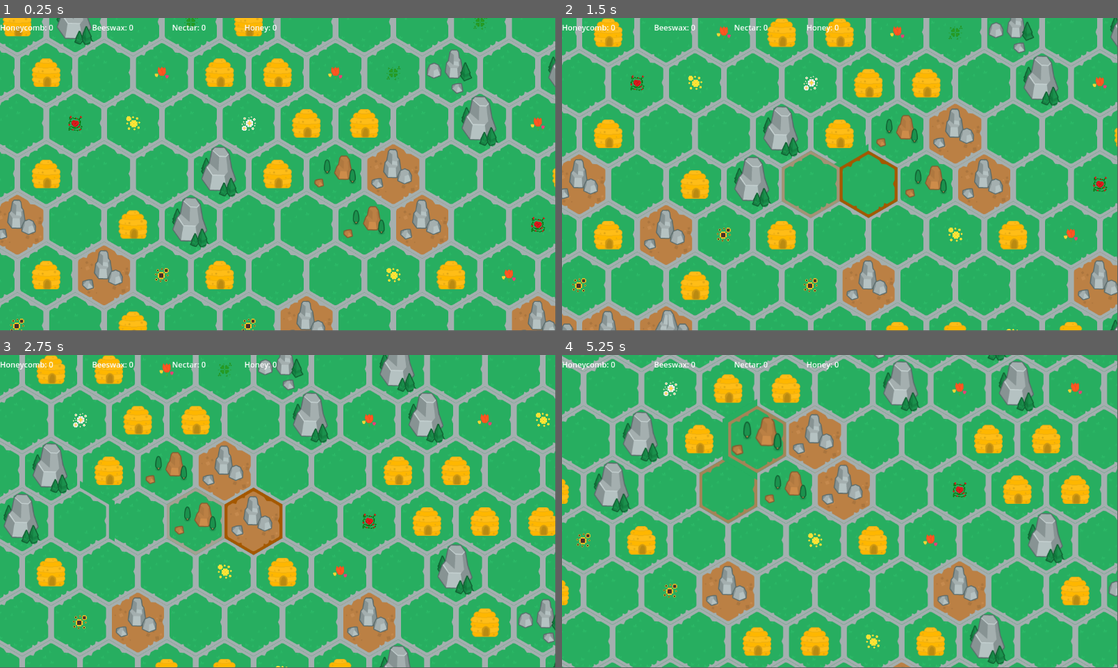
Above: before the commit, frames 1-4 (two rows, left to right).
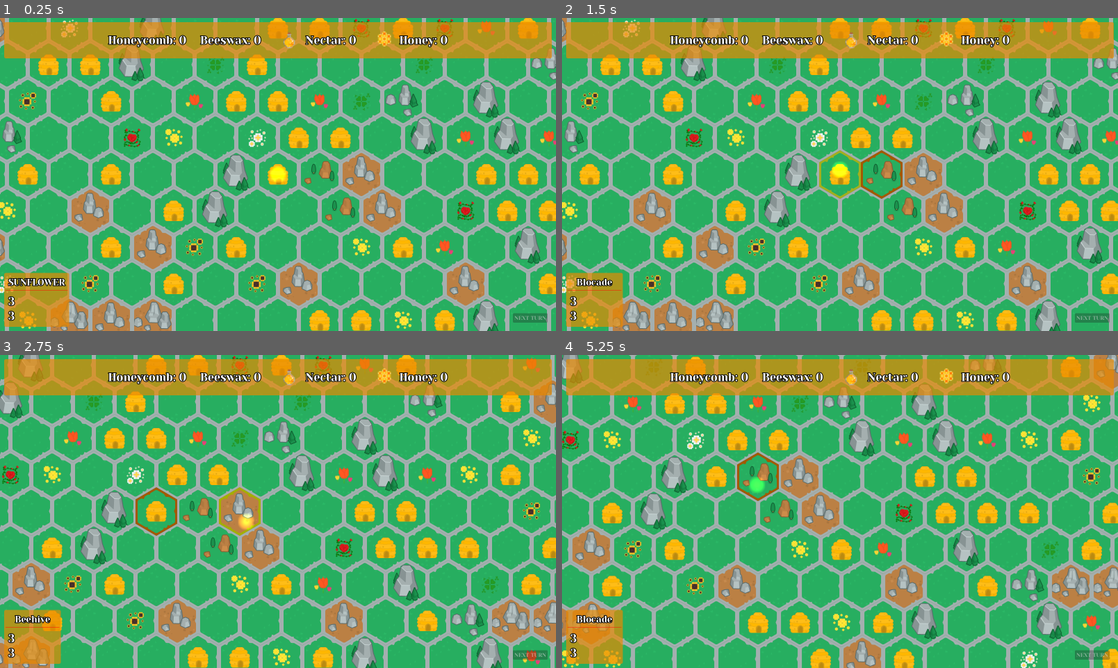
Above: after the commit, the same moments.

Repository: SpeedfireV/slavic-game-jam
Game: Godot game, scene res://game.tscn
The game is run twice, just before and just after one commit, with the same random seed, the same clock (stepped at 60 frames per second) and the same inputs.
Inputs (mouse positions are in pixels of both pictures, inside the frame that each line leads up to):
- Up to frame 1 (0.25 s): no input
- Up to frame 2 (1.5 s): tap Enter at 0.5 s; drag from (840, 174) to (895, 274) at 0.52 s; drag from (867, 187) to (784, 136) at 1.27 s
- Up to frame 3 (2.75 s): tap Space at 2 s; move the mouse to (250, 520) at 2.02 s; hold D (move_right) from 2.03 s (still down); click (250, 520) at 2.1 s
- Up to frame 4 (5.25 s): release D (move_right) at 2.75 s; drag from (612, 470) to (701, 420) at 2.77 s; drag from (656, 436) to (745, 486) at 3.52 s; tap Enter at 4.25 s; drag from (717, 436) to (628, 486) at 4.27 s; move the mouse to (756, 486) at 5.02 s; hold S (move_down) from 5.03 s (still down); click (756, 486) at 5.1 s
In our replay, the window is 799x449 before the commit and 800x450 after it. These sizes can differ from the game's own. Grey fills any space a smaller window leaves; there, only what the larger window draws over its background counts as a difference.

The runs differ from the first frame. In frame 1, 63% of the frame differs, in the area x 0-100%, y 0-100%; in frame 2, 64%; in frame 3, 63%; in frame 4, 64%.

Commit message:
selection working

Diff:
--- a/collectable_resources.gd
+++ b/collectable_resources.gd
@@ -1,6 +1,6 @@
 class_name CollectableResources extends Resource
 
-var honeycomb: int = 0
-var besswax: int = 0
-var nectar: int = 0
-var honey: int = 0
+@export var honeycomb: int = 0
+@export var beeswax: int = 0
+@export var nectar: int = 0
+@export var honey: int = 0
--- /dev/null
+++ b/cursor_lighter.gd
@@ -0,0 +1,6 @@
+class_name CursorLighter extends PointLight2D
+
+
+
+func _process(delta):
+	global_position = get_global_mouse_position()
--- a/game.tscn
+++ b/game.tscn
@@ -1,8 +1,22 @@
-[gd_scene load_steps=4 format=3 uid="uid://c3dy0se2lu5p2"]
+[gd_scene load_steps=7 format=3 uid="uid://c3dy0se2lu5p2"]
 
-[ext_resource type="PackedScene" uid="uid://cyp2an4w5fqos" path="res://map.tscn" id="1_80nbo"]
+[ext_resource type="PackedScene" uid="uid://cyp2an4w5fqos" path="res://map/map.tscn" id="1_80nbo"]
 [ext_resource type="Script" uid="uid://b3sfbpftnlvrc" path="res://camera_2d.gd" id="2_e2o6t"]
-[ext_resource type="Script" path="res://resources_ui.gd" id="3_feb5d"]
+[ext_resource type="PackedScene" uid="uid://drt2hvcmae3s8" path="res://ui/hud.tscn" id="3_feb5d"]
+[ext_resource type="Script" uid="uid://cndgtqret5cf3" path="res://cursor_lighter.gd" id="4_fc0e3"]
+
+[sub_resource type="Gradient" id="Gradient_feb5d"]
+offsets = PackedFloat32Array(0.200456, 1)
+colors = PackedColorArray(1, 1, 0, 1, 0, 0, 0, 1)
+
+[sub_resource type="GradientTexture2D" id="GradientTexture2D_fc0e3"]
+gradient = SubResource("Gradient_feb5d")
+width = 48
+height = 48
+fill = 1
+fill_from = Vector2(0.5, 0.5)
+fill_to = Vector2(0.9, 0.1)
+metadata/_snap_enabled = true
 
 [node name="Game" type="Node2D"]
 
@@ -11,22 +25,8 @@
 [node name="Camera2D" type="Camera2D" parent="."]
 script = ExtResource("2_e2o6t")
 
-[node name="CanvasLayer" type="CanvasLayer" parent="."]
+[node name="CanvasLayer" parent="." instance=ExtResource("3_feb5d")]
 
-[node name="TempResourcesUI" type="HBoxContainer" parent="CanvasLayer"]
-offset_right = 41.0
-offset_bottom = 40.0
-theme_override_constants/separation = 80
-script = ExtResource("3_feb5d")
-
-[node name="Honeycomb" type="Label" parent="CanvasLayer/TempResourcesUI"]
-layout_mode = 2
-
-[node name="Beeswax" type="Label" parent="CanvasLayer/TempResourcesUI"]
-layout_mode = 2
-
-[node name="Nectar" type="Label" parent="CanvasLayer/TempResourcesUI"]
-layout_mode = 2
-
-[node name="Honey" type="Label" parent="CanvasLayer/TempResourcesUI"]
-layout_mode = 2
+[node name="CursorLighter" type="PointLight2D" parent="."]
+texture = SubResource("GradientTexture2D_fc0e3")
+script = ExtResource("4_fc0e3")
--- a/game_manager.gd
+++ /dev/null
@@ -1,20 +0,0 @@
-extends Node
-
-
-enum Season {
-	Spring,
-	Summer,
-	Autumn,
-	Winter,
-}
-
-var collectable_resources := CollectableResources.new()
-
-var selected_hexagon: MapHexagon = null
-
-signal next_turn(current_season: Season)
-
-var current_season: Season = Season.Spring:
-	set(new_value):
-		current_season = new_value
-		next_turn.emit(current_season)
--- /dev/null
+++ b/managers/game_manager.gd
@@ -0,0 +1,41 @@
+extends Node
+
+
+enum Season {
+	Spring,
+	Summer,
+	Autumn,
+	Winter,
+}
+
+func _nextSeason():
+	match current_season:
+		Season.Spring:
+			return Season.Summer
+		Season.Summer:
+			return Season.Autumn
+		Season.Autumn:
+			return Season.Winter
+		Season.Winter:
+			return Season.Spring
+
+var collectable_resources := CollectableResources.new()
+
+var selected_hexagon: MapHexagon = null:
+	set(value):
+		if value != null:
+			GameManager.hud.show_hex_description(value)
+		else:
+			GameManager.hud.hex_description.visible = false
+		selected_hexagon = value
+		hexagon_selected.emit(value)
+var hud: Hud
+
+signal next_turn_sig(current_season: Season)
+signal hexagon_selected(hexagon: MapHexagon)
+
+var current_season: Season = Season.Spring
+
+func next_turn():
+	current_season = _nextSeason()
+	next_turn_sig.emit(current_season)
--- a/map.tscn
+++ /dev/null
@@ -1,6 +0,0 @@
-[gd_scene load_steps=2 format=3 uid="uid://cyp2an4w5fqos"]
-
-[ext_resource type="Script" uid="uid://cnwbn6ouj3t0e" path="res://map.gd" id="1_c7s6e"]
-
-[node name="Map" type="Node2D"]
-script = ExtResource("1_c7s6e")
--- a/map.gd
+++ b/map/map.gd
@@ -3,7 +3,7 @@
 
 @export var map_size: int = 50  # Number of rings
 
-var map_hexagon_scene: PackedScene = preload("res://map_hexagon.tscn")
+@export var map_hexagon_scene: PackedScene
 
 # Track hexes by position
 ## In hexagon grid
--- /dev/null
+++ b/map/map.tscn
@@ -0,0 +1,8 @@
+[gd_scene load_steps=3 format=3 uid="uid://cyp2an4w5fqos"]
+
+[ext_resource type="Script" uid="uid://cnwbn6ouj3t0e" path="res://map/map.gd" id="1_c7s6e"]
+[ext_resource type="PackedScene" uid="uid://dqvhcagx06gku" path="res://map/map_hexagon.tscn" id="2_a0dt8"]
+
+[node name="Map" type="Node2D"]
+script = ExtResource("1_c7s6e")
+map_hexagon_scene = ExtResource("2_a0dt8")
--- a/map_hexagon.gd
+++ b/map/map_hexagon.gd
@@ -77,16 +77,18 @@
 var neighbours: Neighbours = Neighbours.new()
 var coords: Vector2i = Vector2i.ZERO
 var hexagon_type: HexagonType = HexagonType.Empty
+var selected: bool = false
 
 var mouse_on_top: bool = false:
 	set(new_value):
 		mouse_on_top = new_value
-		if mouse_on_top:
-			var tween: Tween = create_tween()
-			tween.tween_property(hexagon_border, "modulate", Color(0xff8100ff), 0.1)
-		else:
-			var tween: Tween = create_tween()
-			tween.tween_property(hexagon_border, "modulate", Color(0xffffffff), 0.1)
+		if not selected:
+			if mouse_on_top:
+				var tween: Tween = create_tween()
+				tween.tween_property(hexagon_border, "modulate", Color(0xffff00ff), 0.1)
+			else:
+				var tween: Tween = create_tween()
+				tween.tween_property(hexagon_border, "modulate", Color(0xffffffff), 0.1)
 
 
 const OBSTACLES: Array[Texture2D] = [
@@ -106,24 +108,52 @@
 		hexagon_sprite.texture = OBSTACLES[randi() % OBSTACLES.size()]
 	if hexagon_type == HexagonType.Flower:
 		hexagon_resource.texture = Flowers.FLOWER_TEXTURES.pick_random()
+		hexagon_resource.scale = Vector2(1.7, 1.7)
 	if hexagon_type == HexagonType.Beehive:
 		hexagon_resource.texture = preload("res://assets/hexagons/beehive/beehive.png")
 
+
 	interaction_area.mouse_entered.connect(_on_mouse_entered)
 	interaction_area.mouse_exited.connect(_on_mouse_exited)
+	GameManager.hexagon_selected.connect(_on_hexagon_selected)
 
 func _input(event):
 	if mouse_on_top and Input.is_action_just_pressed("select"):
-		GameManager.selected_hexagon = self
+		_on_hexagon_clicked()
 
 func _process(delta):
 	if GameManager.selected_hexagon == self:
-		hexagon_sprite.scale = Vector2(1.2, 1.2)
-	else:
-		hexagon_sprite.scale = Vector2(1, 1)
+		pass # TODO: Implement VFX on selection
 
 func _on_mouse_entered():
 	mouse_on_top = true
 
+func _on_hexagon_selected(hexagon: MapHexagon):
+	if hexagon != self and selected:
+		selected = false
+		var tween: Tween = create_tween()
+		tween.tween_property(hexagon_border, "modulate", Color(0xffffffff), 0.1)
+
 func _on_mouse_exited():
 	mouse_on_top = false
+
+func _on_hexagon_clicked():
+	GameManager.selected_hexagon = self
+	var tween: Tween = create_tween()
+	selected = true
+	tween.tween_property(hexagon_border, "modulate", Color(0xff8100ff), 0.1)
+
+
+func get_hex_resource_name() -> String:
+	match hexagon_type:
+		HexagonType.Empty:
+			return "Empty"
+		HexagonType.Flower:
+			return "Flower"
+		HexagonType.Beehive:
+			return "Beehive"
+		HexagonType.Blocade:
+			return "Blocade"
+		HexagonType.Grass:
+			return "Grass"
+	return "Unknown"
--- a/map_hexagon.tscn
+++ b/map/map_hexagon.tscn
@@ -1,6 +1,6 @@
 [gd_scene load_steps=4 format=3 uid="uid://dqvhcagx06gku"]
 
-[ext_resource type="Script" uid="uid://buhsxcu083a3s" path="res://map_hexagon.gd" id="1_bi2y5"]
+[ext_resource type="Script" uid="uid://buhsxcu083a3s" path="res://map/map_hexagon.gd" id="1_bi2y5"]
 [ext_resource type="Texture2D" uid="uid://b3a8fjeloratq" path="res://assets/hexagons/empty/grass_filled.png" id="2_w3l8w"]
 [ext_resource type="Texture2D" uid="uid://bhiighpbylyi0" path="res://assets/hexagons/default_hex_border.png" id="3_jrl58"]
 
--- a/project.godot
+++ b/project.godot
@@ -17,7 +17,17 @@
 
 [autoload]
 
-GameManager="*res://game_manager.gd"
+GameManager="*res://managers/game_manager.gd"
+
+[display]
+
+window/size/viewport_width=1600
+window/size/viewport_height=900
+
+[gui]
+
+theme/custom="uid://dp38infowk4e3"
+theme/custom_font="uid://bxupx68qkthpl"
 
 [input]
 
--- a/resources_ui.gd
+++ /dev/null
@@ -1,15 +0,0 @@
-extends HBoxContainer
-
-
-# Lista referencji do Twoich etykiet
-@onready var honey_comb_label = $Honeycomb
-@onready var beeswax_label = $Beeswax
-@onready var nectar_label = $Nectar
-@onready var honey_label = $Honey
-
-# Funkcja do aktualizacji etykiet
-func _process(delta: float) -> void:
-	$Honeycomb.text = "Honeycomb: " + str(GameManager.collectable_resources.honeycomb)
-	$Beeswax.text = "Beeswax: " + str(GameManager.collectable_resources.besswax)
-	$Nectar.text = "Nectar: " + str(GameManager.collectable_resources.nectar)
-	$Honey.text = "Honey: " + str(GameManager.collectable_resources.honey)
--- /dev/null
+++ b/ui/custom_theme.tres
@@ -0,0 +1,11 @@
+[gd_resource type="Theme" load_steps=2 format=3 uid="uid://dp38infowk4e3"]
+
+[ext_resource type="StyleBox" uid="uid://fue2v0rxu66g" path="res://ui/theme_data/panel_container/panel_container.tres" id="1_6ddt3"]
+
+[resource]
+HeaderLarge/font_sizes/font_size = 32
+HeaderMedium/font_sizes/font_size = 26
+HeaderSmall/font_sizes/font_size = 20
+Label/constants/outline_size = 8
+Label/font_sizes/font_size = 32
+PanelContainer/styles/panel = ExtResource("1_6ddt3")
--- /dev/null
+++ b/ui/hex_description/bonuses/beeswax_bonus/beeswax_bonus.tscn
@@ -0,0 +1,5 @@
+[gd_scene load_steps=2 format=3 uid="uid://dbpie8r28rh6n"]
+
+[ext_resource type="PackedScene" uid="uid://dwvi8aa4n3a3i" path="res://ui/hex_description/bonuses/hex_bonus.tscn" id="1_soxk1"]
+
+[node name="HexBonus" instance=ExtResource("1_soxk1")]
--- /dev/null
+++ b/ui/hex_description/bonuses/hex_bonus.gd
@@ -0,0 +1,10 @@
+class_name HexBonus extends HBoxContainer
+
+@onready var bonus_icon: TextureRect = %BonusIcon
+@onready var bonus_label: Label = %BonusLabel
+
+@export var value: int = 0
+
+
+func _ready():
+	bonus_label.text = str(value)
--- /dev/null
+++ b/ui/hex_description/bonuses/hex_bonus.tscn
@@ -0,0 +1,16 @@
+[gd_scene load_steps=2 format=3 uid="uid://dwvi8aa4n3a3i"]
+
+[ext_resource type="Script" uid="uid://0m57ws1dim0x" path="res://ui/hex_description/bonuses/hex_bonus.gd" id="1_2evxo"]
+
+[node name="HexBonus" type="HBoxContainer"]
+offset_right = 1.0
+offset_bottom = 38.0
+script = ExtResource("1_2evxo")
+
+[node name="BonusIcon" type="TextureRect" parent="."]
+unique_name_in_owner = true
+layout_mode = 2
+
+[node name="BonusLabel" type="Label" parent="."]
+unique_name_in_owner = true
+layout_mode = 2
--- /dev/null
+++ b/ui/hex_description/bonuses/honey_bonus/honey_bonus.tscn
@@ -0,0 +1,5 @@
+[gd_scene load_steps=2 format=3 uid="uid://d3g86ic5ehqmi"]
+
+[ext_resource type="PackedScene" uid="uid://dwvi8aa4n3a3i" path="res://ui/hex_description/bonuses/hex_bonus.tscn" id="1_2xa0i"]
+
+[node name="HexBonus" instance=ExtResource("1_2xa0i")]
--- /dev/null
+++ b/ui/hex_description/bonuses/honeycomb_bonus/honeycomb_bonus.tscn
@@ -0,0 +1,5 @@
+[gd_scene load_steps=2 format=3 uid="uid://cdmoof110j8fp"]
+
+[ext_resource type="PackedScene" uid="uid://dwvi8aa4n3a3i" path="res://ui/hex_description/bonuses/hex_bonus.tscn" id="1_srxvo"]
+
+[node name="HexBonus" instance=ExtResource("1_srxvo")]
--- /dev/null
+++ b/ui/hex_description/bonuses/nectar_bonus/nectar_bonus.tscn
@@ -0,0 +1,5 @@
+[gd_scene load_steps=2 format=3 uid="uid://cgleqfgaxit57"]
+
+[ext_resource type="PackedScene" uid="uid://dwvi8aa4n3a3i" path="res://ui/hex_description/bonuses/hex_bonus.tscn" id="1_f1lxo"]
+
+[node name="HexBonus" instance=ExtResource("1_f1lxo")]
--- /dev/null
+++ b/ui/hex_description/hex_description.gd
@@ -0,0 +1,6 @@
+class_name HexDescription extends PanelContainer
+
+@onready var resource_name_label: Label = %ResourceNameLabel
+
+func update_info(hexagon: MapHexagon):
+	resource_name_label.text = hexagon.get_hex_resource_name()
--- /dev/null
+++ b/ui/hex_description/hex_description.tscn
@@ -0,0 +1,43 @@
+[gd_scene load_steps=3 format=3 uid="uid://nu52ulpvu4k2"]
+
+[ext_resource type="Script" uid="uid://od4qxcaki64t" path="res://ui/hex_description/hex_description.gd" id="1_ltfpm"]
+
+[sub_resource type="StyleBoxLine" id="StyleBoxLine_rbyyf"]
+color = Color(1, 0.0470588, 0, 1)
+grow_begin = 8.0
+grow_end = 8.0
+
+[node name="HexDescription" type="PanelContainer"]
+offset_left = 24.0
+offset_right = 201.0
+offset_bottom = 131.0
+size_flags_vertical = 8
+script = ExtResource("1_ltfpm")
+
+[node name="VBoxContainer" type="VBoxContainer" parent="."]
+layout_mode = 2
+
+[node name="ResourceNameLabel" type="Label" parent="VBoxContainer"]
+unique_name_in_owner = true
+layout_mode = 2
+theme_type_variation = &"HeaderMedium"
+text = "SUNFLOWER"
+horizontal_alignment = 1
+
+[node name="HSeparator" type="HSeparator" parent="VBoxContainer"]
+layout_mode = 2
+theme_override_constants/separation = 8
+theme_override_styles/separator = SubResource("StyleBoxLine_rbyyf")
+
+[node name="VBoxContainer" type="VBoxContainer" parent="VBoxContainer"]
+layout_mode = 2
+
+[node name="Label2" type="Label" parent="VBoxContainer"]
+layout_mode = 2
+theme_type_variation = &"HeaderLarge"
+text = "3"
+
+[node name="Label3" type="Label" parent="VBoxContainer"]
+layout_mode = 2
+theme_type_variation = &"HeaderLarge"
+text = "3"
--- /dev/null
+++ b/ui/hud.gd
@@ -0,0 +1,12 @@
+class_name Hud extends CanvasLayer
+
+@onready var hex_description: HexDescription = %HexDescription
+@onready var next_turn_button: NextTurnContainer = %NextTurnButton
+@onready var stats_bar: StatsBar = %StatsBar
+
+func _ready():
+	GameManager.hud = self
+
+func show_hex_description(hexagon: MapHexagon):
+	hex_description.update_info(hexagon)
+	hex_description.visible = true
--- /dev/null
+++ b/ui/hud.tscn
@@ -0,0 +1,43 @@
+[gd_scene load_steps=5 format=3 uid="uid://drt2hvcmae3s8"]
+
+[ext_resource type="Script" uid="uid://7uumi0y6r2fc" path="res://ui/hud.gd" id="1_7ihmi"]
+[ext_resource type="PackedScene" uid="uid://jrpypt07m3co" path="res://ui/stats_bar.tscn" id="1_rbyyf"]
+[ext_resource type="PackedScene" uid="uid://nu52ulpvu4k2" path="res://ui/hex_description/hex_description.tscn" id="2_276te"]
+[ext_resource type="PackedScene" uid="uid://b7jl8yjv0b0i0" path="res://ui/next_turn_button.tscn" id="3_546lt"]
+
+[node name="CanvasLayer" type="CanvasLayer"]
+script = ExtResource("1_7ihmi")
+
+[node name="StatsBar" parent="." instance=ExtResource("1_rbyyf")]
+unique_name_in_owner = true
+
+[node name="MarginContainer2" type="MarginContainer" parent="."]
+anchors_preset = 2
+anchor_top = 1.0
+anchor_bottom = 1.0
+offset_top = -131.0
+offset_right = 163.0
+grow_vertical = 0
+theme_override_constants/margin_left = 24
+theme_override_constants/margin_bottom = 24
+
+[node name="HexDescription" parent="MarginContainer2" instance=ExtResource("2_276te")]
+unique_name_in_owner = true
+layout_mode = 2
+
+[node name="MarginContainer" type="MarginContainer" parent="."]
+anchors_preset = 3
+anchor_left = 1.0
+anchor_top = 1.0
+anchor_right = 1.0
+anchor_bottom = 1.0
+offset_left = -100.0
+offset_top = -40.0
+grow_horizontal = 0
+grow_vertical = 0
+theme_override_constants/margin_right = 24
+theme_override_constants/margin_bottom = 24
+
+[node name="NextTurnButton" parent="MarginContainer" instance=ExtResource("3_546lt")]
+unique_name_in_owner = true
+layout_mode = 2
--- /dev/null
+++ b/ui/next_turn_button.gd
@@ -0,0 +1,9 @@
+class_name NextTurnContainer extends Button
+
+
+
+func _ready():
+	pressed.connect(_on_next_turn_button_pressed)
+
+func _on_next_turn_button_pressed():
+	GameManager.next_turn()
--- /dev/null
+++ b/ui/next_turn_button.tscn
@@ -0,0 +1,10 @@
+[gd_scene load_steps=2 format=3 uid="uid://b7jl8yjv0b0i0"]
+
+[ext_resource type="Script" uid="uid://cnuef1hp2728x" path="res://ui/next_turn_button.gd" id="1_k0wlo"]
+
+[node name="NextTurnButton" type="Button"]
+offset_right = 100.0
+offset_bottom = 27.0
+disabled = true
+text = "NEXT TURN"
+script = ExtResource("1_k0wlo")
--- /dev/null
+++ b/ui/stats_bar.gd
@@ -0,0 +1,15 @@
+class_name StatsBar extends MarginContainer
+
+
+# Lista referencji do Twoich etykiet
+@onready var honey_comb_label: Label = %Honeycomb
+@onready var beeswax_label: Label = %Beeswax
+@onready var nectar_label: Label = %Nectar
+@onready var honey_label: Label = %Honey
+
+# Funkcja do aktualizacji etykiet
+func _process(delta: float) -> void:
+	honey_comb_label.text = "Honeycomb: " + str(GameManager.collectable_resources.honeycomb)
+	beeswax_label.text = "Beeswax: " + str(GameManager.collectable_resources.beeswax)
+	nectar_label.text = "Nectar: " + str(GameManager.collectable_resources.nectar)
+	honey_label.text = "Honey: " + str(GameManager.collectable_resources.honey)
--- /dev/null
+++ b/ui/stats_bar.tscn
@@ -0,0 +1,69 @@
+[gd_scene load_steps=5 format=3 uid="uid://jrpypt07m3co"]
+
+[ext_resource type="Script" uid="uid://1ewxtmotw010" path="res://ui/stats_bar.gd" id="1_2qrqc"]
+[ext_resource type="Theme" uid="uid://dp38infowk4e3" path="res://ui/custom_theme.tres" id="2_a58cu"]
+[ext_resource type="Texture2D" uid="uid://brgjbiiq2b1kl" path="res://assets/resources/nectar.png" id="3_a58cu"]
+[ext_resource type="Texture2D" uid="uid://bdtdhgm8ai0vb" path="res://assets/resources/honey.png" id="4_tv1aq"]
+
+[node name="StatsBar" type="MarginContainer"]
+anchors_preset = 10
+anchor_right = 1.0
+offset_bottom = 62.0
+grow_horizontal = 2
+theme_override_constants/margin_left = 24
+theme_override_constants/margin_top = 24
+theme_override_constants/margin_right = 24
+script = ExtResource("1_2qrqc")
+
+[node name="PanelContainer" type="PanelContainer" parent="."]
+layout_mode = 2
+
+[node name="TempResourcesUI" type="HBoxContainer" parent="PanelContainer"]
+layout_mode = 2
+size_flags_horizontal = 4
+theme_override_constants/separation = 40
+
+[node name="HBoxContainer" type="HBoxContainer" parent="PanelContainer/TempResourcesUI"]
+layout_mode = 2
+
+[node name="Honeycomb" type="Label" parent="PanelContainer/TempResourcesUI/HBoxContainer"]
+unique_name_in_owner = true
+layout_mode = 2
+theme = ExtResource("2_a58cu")
+text = "HONEYCOMB 32"
+
+[node name="HBoxContainer2" type="HBoxContainer" parent="PanelContainer/TempResourcesUI"]
+layout_mode = 2
+
+[node name="Beeswax" type="Label" parent="PanelContainer/TempResourcesUI/HBoxContainer2"]
+unique_name_in_owner = true
+layout_mode = 2
+text = "BEESWAX 15"
+
+[node name="HBoxContainer3" type="HBoxContainer" parent="PanelContainer/TempResourcesUI"]
+layout_mode = 2
+theme_override_constants/separation = 8
+
+[node name="TextureRect" type="TextureRect" parent="PanelContainer/TempResourcesUI/HBoxContainer3"]
+custom_minimum_size = Vector2(80, 80)
+layout_mode = 2
+texture = ExtResource("3_a58cu")
+expand_mode = 1
+
+[node name="Nectar" type="Label" parent="PanelContainer/TempResourcesUI/HBoxContainer3"]
+unique_name_in_owner = true
+layout_mode = 2
+text = "50"
+
+[node name="HBoxContainer4" type="HBoxContainer" parent="PanelContainer/TempResourcesUI"]
+layout_mode = 2
+
+[node name="TextureRect" type="TextureRect" parent="PanelContainer/TempResourcesUI/HBoxContainer4"]
+custom_minimum_size = Vector2(80, 80)
+layout_mode = 2
+texture = ExtResource("4_tv1aq")
+
+[node name="Honey" type="Label" parent="PanelContainer/TempResourcesUI/HBoxContainer4"]
+unique_name_in_owner = true
+layout_mode = 2
+text = "HONEY 15"
--- /dev/null
+++ b/ui/theme_data/panel_container/panel_container.tres
@@ -0,0 +1,12 @@
+[gd_resource type="StyleBoxFlat" format=3 uid="uid://fue2v0rxu66g"]
+
+[resource]
+bg_color = Color(0.913725, 0.537255, 0, 0.686275)
+corner_radius_top_left = 5
+corner_radius_top_right = 5
+corner_radius_bottom_right = 5
+corner_radius_bottom_left = 5
+expand_margin_left = 12.0
+expand_margin_top = 12.0
+expand_margin_right = 12.0
+expand_margin_bottom = 12.0
Binary file added: assets/fonts/AmaticSC-Bold.ttf
Not shown, added: assets/fonts/AmaticSC-Bold.ttf.import
Binary file added: assets/fonts/AmaticSC-Regular.ttf
Not shown, added: assets/fonts/AmaticSC-Regular.ttf.import
Binary file added: assets/fonts/YesevaOne-Regular.ttf
Not shown, added: assets/fonts/YesevaOne-Regular.ttf.import
Binary file added: assets/resources/honey.png
Not shown, added: assets/resources/honey.png.import
Binary file added: assets/resources/nectar.png
Not shown, added: assets/resources/nectar.png.import
Binary file added: assets/resources/start_arrow.png
Not shown, added: assets/resources/start_arrow.png.import
(and 10 more such lines)
